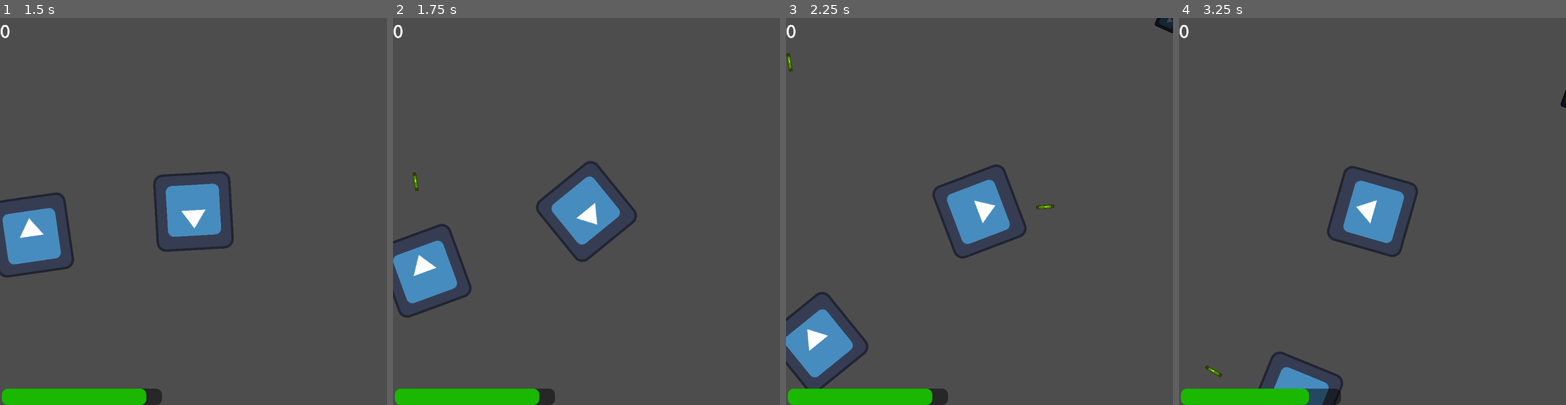
Above: before the commit, frames 1-4 (left to right).
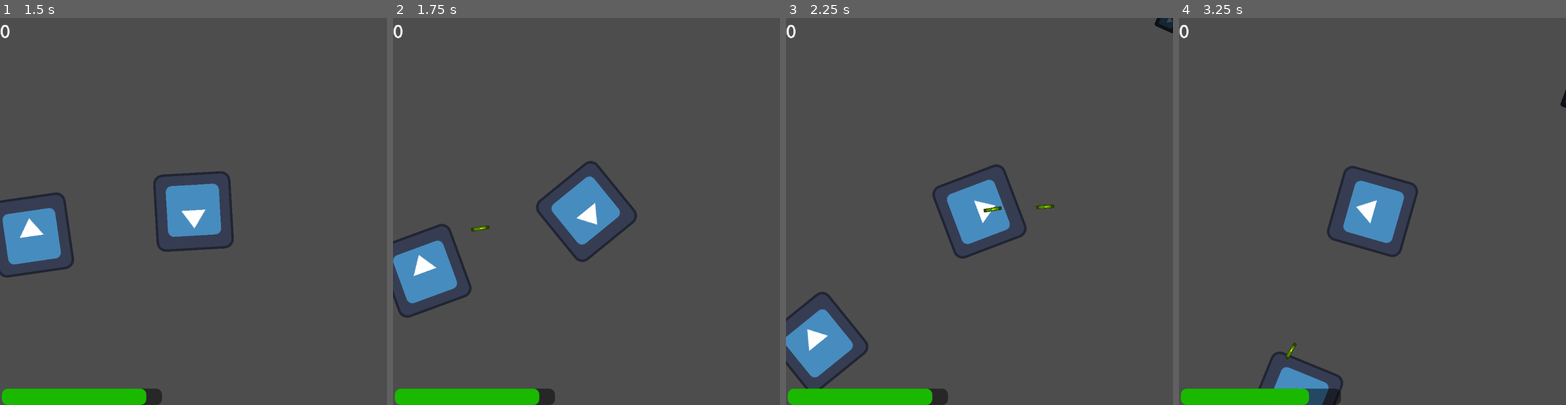
Above: after the commit, the same moments.

Repository: Wife-Haver/JuniperDevJam
Game: Godot game, scene res://Scenes/main.tscn
Two runs of this game, one before a commit and one after it. Both use one fixed random seed, a clock stepped at 60 frames per second and the inputs below. The engine's default icon, where the game draws it, is replaced by a stand-in: a white triangle on a blue panel in a dark square.
Inputs:
- Up to frame 1 (1.5 s): tap L (blah) at 0.6 s; tap Q (flip_spin) at 1.35 s
- Up to frame 2 (1.75 s): no input
- Up to frame 3 (2.25 s): tap Space (shoot) at 2.1 s
- Up to frame 4 (3.25 s): tap L (blah) at 2.85 s

Frame 1 is identical in both runs. In frame 2, less than 0.1% of the frame differs, in the area x 5-25%, y 39-56%; in frame 3, 0.1%, in the area x 0-56%, y 9-51%; in frame 4, less than 0.1%.

Commit message:
stuff
-improved bullet class
-setup enemy ships

Diff:
--- a/Scripts/bullet.gd
+++ b/Scripts/bullet.gd
@@ -25,18 +25,17 @@
 
 func _handle_hit(target: Node2D) -> void:
 	if is_player_bullet:
-		if target.is_in_group("player"):
+		if target is Player:
 			return
-		if not (target.is_in_group("enemy") or target.is_in_group("asteroid")):
+		if not (target is EnemyShip or target is Asteroid):
 			return
 	else:
-		if not target.is_in_group("player"):
+		if not target is Player:
 			return
 
 	if target.has_method("hit"):
 		target.hit()
 
 	queue_free()
-
 func _on_left_screen() -> void:
 	queue_free()
--- a/Scripts/enemy_ship.gd
+++ b/Scripts/enemy_ship.gd
@@ -42,9 +42,9 @@
 	process_mode = Node.PROCESS_MODE_INHERIT
 	set_process(true)
 	if collision_shape:
-		collision_shape.disabled = false
-	monitoring = true
-	monitorable = true
+		collision_shape.set_deferred("disabled",false)
+	set_deferred("monitoring", true)
+	set_deferred("monitorable", true)
 	_fire_timer.start()
 
 func despawn() -> void:
@@ -52,9 +52,10 @@
 	process_mode = Node.PROCESS_MODE_DISABLED
 	set_process(false)
 	if collision_shape:
-		collision_shape.disabled = true
-	monitoring = false
-	monitorable = false
+		#collision_shape.disabled = true
+		collision_shape.set_deferred("disabled",true)
+	set_deferred("monitoring", false)
+	set_deferred("monitorable", false)
 	if _fire_timer:
 		_fire_timer.stop()
 
@@ -78,11 +79,13 @@
 	if player == null or not is_instance_valid(player):
 		return
 
+	var angle_to_player = (player.global_position - global_position).angle()
+
 	var bullet = BULLET_SCENE.instantiate()
 	bullet.is_player_bullet = false
 	bullet.speed = bullet_speed
 	bullet.global_position = global_position
-	bullet.rotation = (player.global_position - global_position).angle()
+	bullet.rotation = angle_to_player + PI / 2  # compensate for bullet.gd's -PI/2 velocity correction
 
 	get_tree().current_scene.add_child(bullet)
 
